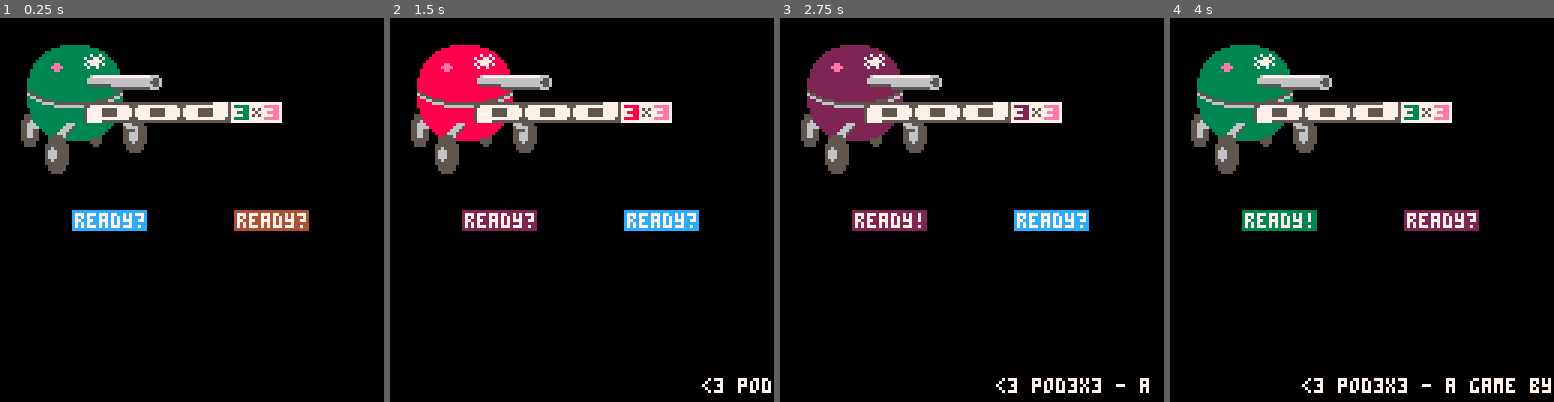
Above: before the commit, frames 1-4 (left to right).
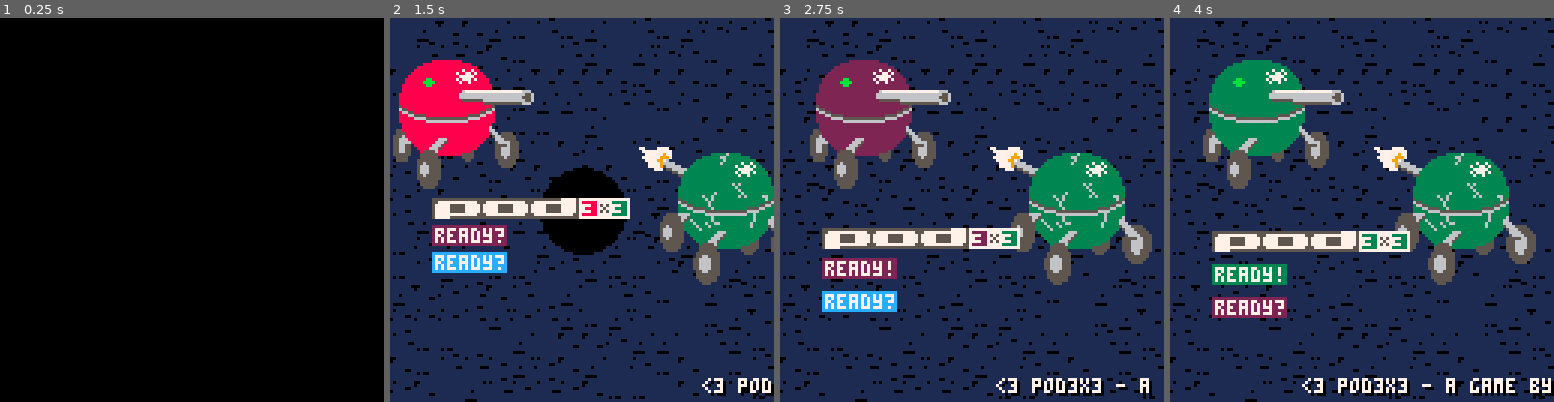
Above: after the commit, the same moments.

Repository: catnipped/pico1
Game: PICO-8 cartridge pod3x3.p8
The game is run twice, just before and just after one commit, with the same random seed, the same clock (stepped at 60 frames per second) and the same inputs.
Inputs:
- Up to frame 1 (0.25 s): no input
- Up to frame 2 (1.5 s): tap X (X key) at 0.33, 1.07 s; tap O (Z key) at 0.7 s
- Up to frame 3 (2.75 s): hold Right 1.6-2.1 s; tap O (Z key) at 1.7, 2.1, 2.5 s; tap X (X key) at 1.85 s; hold Up 2.15-2.42 s; hold Right from 2.47 s (still down)
- Up to frame 4 (4 s): tap O (Z key) at 2.9, 3.3, 3.7 s; tap X (X key) at 2.97 s; release Right at 3.03 s; hold Left 3.08-3.58 s; hold Down 3.63-3.97 s

The runs differ from the first frame. In frame 1, 11% of the frame differs, in the area x 5-81%, y 7-56%; in frame 2, 90%; in frame 3, 92%, in the area x 0-100%, y 0-100%; in frame 4, 91%.

Commit message:
title screen!

Diff:
--- a/pod3x3.p8
+++ b/pod3x3.p8
@@ -5,6 +5,10 @@
 credits = {}
 credits.s = "                                   <3 pod3x3 - a game by ossian boren. <3  super special thanks to: erik svedang, peter bjorklund, anna elwing. <3"
 credits.p = 1
+start_gfx_p1 = -100
+start_gfx_p2 = 228
+start_gfx_logo = -50
+start_gfx_circle = 150
 game_start = false
 start_counter = 30
 end_counter = 90
@@ -29,7 +33,7 @@
 p1.ready = false
 p1.wins = 0
 p1.nr = 1
-p1.clr = 3
+p1.clr = 14
 p1.x = 0
 p1.y = 0
 p1.car = 1
@@ -41,7 +45,7 @@
 p2.ready = false
 p2.wins = 0
 p2.nr = 2
-p2.clr = 14
+p2.clr = 3
 p2.x = 0
 p2.y = 0
 p2.car = 1
@@ -166,8 +170,10 @@
       circ(p.x,p.y,7,7)
     end
     if p.dead == false then --reticule
-      line(p.x+9*sin(p.rot),p.y+9*cos(p.rot),p.x+11*sin(p.rot),p.y+11*cos(p.rot),p.clr)
-      line(p.x+9*sin(p.dir),p.y+9*cos(p.dir),p.x+11*sin(p.dir),p.y+11*cos(p.dir),7)
+      local ret = 9
+      line( p.x+ret*sin(p.rot), p.y+ret*cos(p.rot), p.x+(ret+2)*sin(p.rot), p.y+(ret+2)*cos(p.rot),p.clr)
+
+      line(p.x+ret*sin(p.dir),p.y+ret*cos(p.dir),p.x+(ret+2)*sin(p.dir),p.y+(ret+2)*cos(p.dir),7)
     elseif p.dead == true then --cross if dead
       line(p.x-5,p.y-5,p.x+5,p.y+5,7)
       line(p.x+5,p.y-5,p.x-5,p.y+5,7)
@@ -239,10 +245,10 @@
 
 function health(c)
   if c.damaged == true then
-
-    if c.damagedcounter == 0 and c.shield == true then c.hp -= 0.08
-    elseif c.damagedcounter == 0 and c.shield == false then c.hp -= 0.2 end
-
+    local old_hp = c.hp
+    if c.damagedcounter == 0 and c.shield == true then c.hp -= 0.01
+    elseif c.damagedcounter == 0 and c.shield == false then c.hp -= 0.1 end
+    if flr(old_hp) > flr(c.hp) then freeze = 5 end
     c.damagedcounter += 1
     if c.damagedcounter > 1 then
       c.damaged = false
@@ -265,7 +271,7 @@
     if collide == true then
       if c.timer == 0 then
         c.vel -= 1
-        c.rot += rnd(1)/20
+        c.rot += 0.01
       end
     end
   end
@@ -585,14 +591,16 @@
 
 function _init()
   cls()
+  for x=0,24,1 do
+    for y=0,24,1 do
+      mset(x,y,flr(rnd(6)+1))
+    end
+  end
 end
 
 function game_update()
   if start_counter > 0 then start_counter -= 1 end
-  if freeze > 0 then
-    freeze -= 1
-    return
-  end
+
 
   frames += 1
   if frames > 30*100 then
@@ -632,6 +640,12 @@
     cam.x = lerp(cam.x, lerp(64,lerp(p1.x,p2.x,0.5),0.5)-64, 0.05)
     cam.y = lerp(cam.y, lerp(64,lerp(p1.y,p2.y,0.5),0.5)-64, 0.05)
   end
+
+  if freeze > 0 then
+    freeze -= 1
+    return
+  end
+
   --turret
   for x = 1,3 do
     turret(car[x],4,6)
@@ -707,7 +721,13 @@
       p1.wins = 0
       add(playercolors,p1.clr)
     end
+    start_gfx_p1 = -100
+    start_gfx_p2 = 228
+    start_gfx_logo = -50
+    start_gfx_circle = 150
     game_start = false
+    end_counter = 90
+    start_counter = 30
   end
 end
 
@@ -783,6 +803,16 @@
 
 function _update()
   if game_start == false then
+    gfx_p1_target = center.x-55
+    gfx_p2_target = center.x-5
+    logo_target = center.y+8
+    gfx_circle_target = 0
+
+    start_gfx_logo = lerp(start_gfx_logo,logo_target,0.05)
+    start_gfx_p1 = lerp(start_gfx_p1,gfx_p1_target,0.05)
+    start_gfx_p2 = lerp(start_gfx_p2,gfx_p2_target,0.05)
+    start_gfx_circle = lerp(start_gfx_circle,gfx_circle_target,0.05)
+
     if btnp(4,0) == true and p1.ready == false then
       p1.ready = true
       randomizeclr(p1)
@@ -807,7 +837,7 @@
     end
     if p1.ready == true and p2.ready == true then
       start_counter -= 1
-      if start_counter == 0 then
+      if start_counter < 0 then
         game_start = true
         start_counter = 90
         --generate background
@@ -817,6 +847,12 @@
           end
         end
         initiate_cars()
+        p1.winner = false
+        p1.deathcount = 0
+        p1.guage = 5
+        p2.winner = false
+        p2.deathcount = 0
+        p2.guage = 5
       end
     end
   end
@@ -827,42 +863,64 @@
 
 function title_draw()
   camera(0,0)
+
+  map(0,0,-32,-32,24,24)
+  if start_gfx_circle > 3 then
+    circfill(center.x,center.y,start_gfx_circle,0)
+  end
+
   pal(10,p1.clr)
-  pal(11,p2.clr)
-  spr(128,center.x-60,center.y-60,8,8)
+  spr(128,start_gfx_p1,center.y-55,8,8)
   pal()
+  pal(10,p2.clr)
+  spr(136,start_gfx_p2,center.y-35,8,8)
+  pal()
 
   if p1.ready == false then
-    local x = center.x-40
-    local y = center.y
+    local x = center.x-50
+    local y = start_gfx_logo*1.15
     rectfill(x,y,x+24,y+6,playercolors[flr(rnd(numberofcolors)+1)])
     print("ready?",x+1,y+1,7)
   elseif p1.ready == true then
-    local x = center.x-40
-    local y = center.y
+    local x = center.x-50
+    local y = start_gfx_logo*1.15
     rectfill(x,y,x+24,y+6,p1.clr)
     print("ready!",x+1,y+1,7)
   end
   if p2.ready == false then
-    local x = center.x+14
-    local y = center.y
+    local x = center.x-50
+    local y = start_gfx_logo*1.3
     rectfill(x,y,x+24,y+6,playercolors[flr(rnd(numberofcolors)+1)])
     print("ready?",x+1,y+1,7)
   elseif p2.ready == true then
-    local x = center.x+14
-    local y = center.y
+    local x = center.x-50
+    local y = start_gfx_logo*1.3
     rectfill(x,y,x+24,y+6,p2.clr)
     print("ready!",x+1,y+1,7)
   end
 
-  if p1.wins > 0 then print("wins:" .. p1.wins, center.x-40, center.y+10,6) end
-  if p2.wins > 0 then print("wins:" .. p2.wins, center.x+14,center.y+10,6) end
+  if p1.wins > 0 then
+    local x = center.x-25
+    local y = start_gfx_logo*1.15
+    if p1.wins < 10 then rectfill(x,y,x+24,y+6,7)
+    else rectfill(x,y,x+28,y+6,7) end
+    print("wins:" .. p1.wins, x+1, y+1,0)
+  end
+  if p2.wins > 0 then
+    local x = center.x-25
+    local y = start_gfx_logo*1.30
+    if p2.wins < 10 then rectfill(x,y,x+24,y+6,7)
+    else rectfill(x,y,x+28,y+6,7) end
+    print("wins:" .. p2.wins, x+1, y+1,0)
+  end
+
 
   pal(10,p1.clr)
   pal(11,p2.clr)
-  spr(16,center.x-36,center.y-36,9,1)
+  spr(16,center.x-50,start_gfx_logo,9,1)
   pal()
 
+  print(sub(credits.s,1+credits.p,32+credits.p),1,121,0)
   print(sub(credits.s,1+credits.p,32+credits.p),0,120,7)
   credits.p += 0.2
   if credits.p > #credits.s then credits.p = 1 end
Not shown, changed: 56 lines of the sprite sheet (__gfx__) section of pod3x3.p8
Not shown, changed: todo.md
